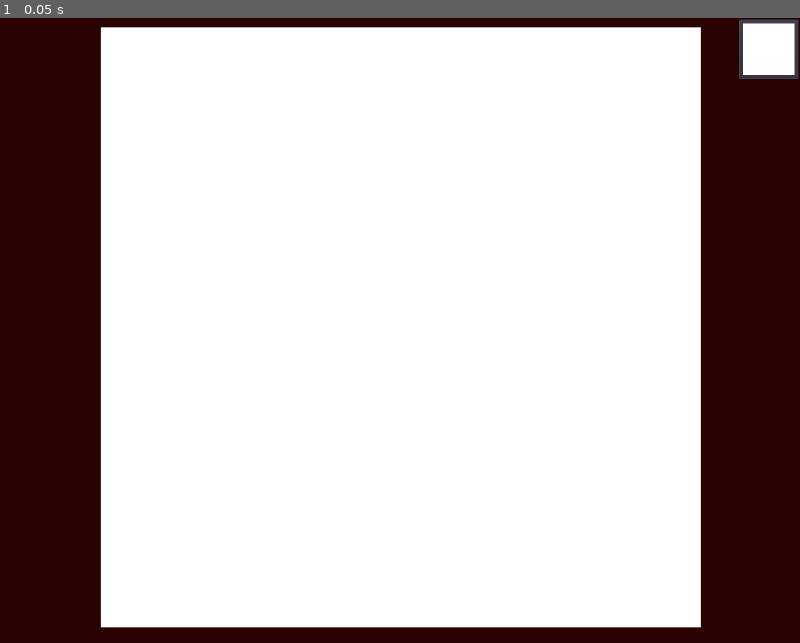
Above: before the commit, frame 1.
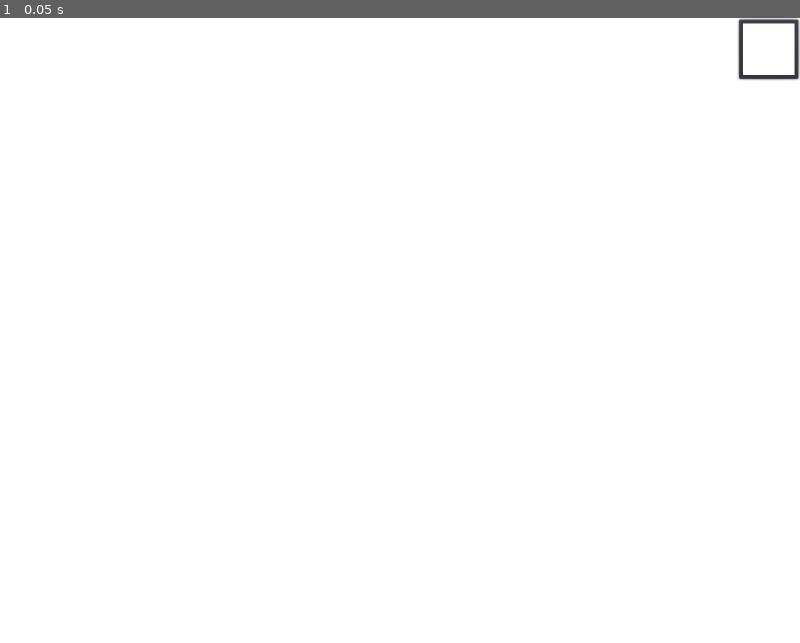
Above: after the commit, the same moment.

Repository: Zaya6/eisen-bahn
Game: Godot game, scene res://src/scenes/Editor.tscn
Two runs of this game, one before a commit and one after it. Both use one fixed random seed, a clock stepped at 60 frames per second and the inputs below.
Inputs:
- Up to frame 1 (0.05 s): no input

The runs differ from the first frame. In frame 1, 28% of the frame differs, in the area x 0-100%, y 0-100%.

Commit message:
moved/renamed pixel art for main actor

Diff:
--- a/project.godot
+++ b/project.godot
@@ -39,5 +39,5 @@
 [rendering]
 
 quality/2d/use_pixel_snap=true
-environment/default_clear_color=Color( 0.168627, 0.0117647, 0.00784314, 1 )
+environment/default_clear_color=Color( 1, 1, 1, 1 )
 environment/default_environment="res://default_env.tres"
Not shown, added: design/floor_tiles/tile red.3.png.import
Binary file added: design/item-art/main actor art.pieces/Body parts for animation/body parts/Head.png
Not shown, added: design/item-art/main actor art.pieces/Body parts for animation/body parts/Head.png.import
Binary file added: design/item-art/main actor art.pieces/Body parts for animation/body parts/L foot.png
Not shown, added: design/item-art/main actor art.pieces/Body parts for animation/body parts/L foot.png.import
Binary file added: design/item-art/main actor art.pieces/Body parts for animation/body parts/L torso.png
Not shown, added: design/item-art/main actor art.pieces/Body parts for animation/body parts/L torso.png.import
Binary file added: design/item-art/main actor art.pieces/Body parts for animation/body parts/LL arm.png
Not shown, added: design/item-art/main actor art.pieces/Body parts for animation/body parts/LL arm.png.import
Binary file added: design/item-art/main actor art.pieces/Body parts for animation/body parts/LL leg.png
Not shown, added: design/item-art/main actor art.pieces/Body parts for animation/body parts/LL leg.png.import
Binary file added: design/item-art/main actor art.pieces/Body parts for animation/body parts/LU arm.png
(and 46 more such lines)
